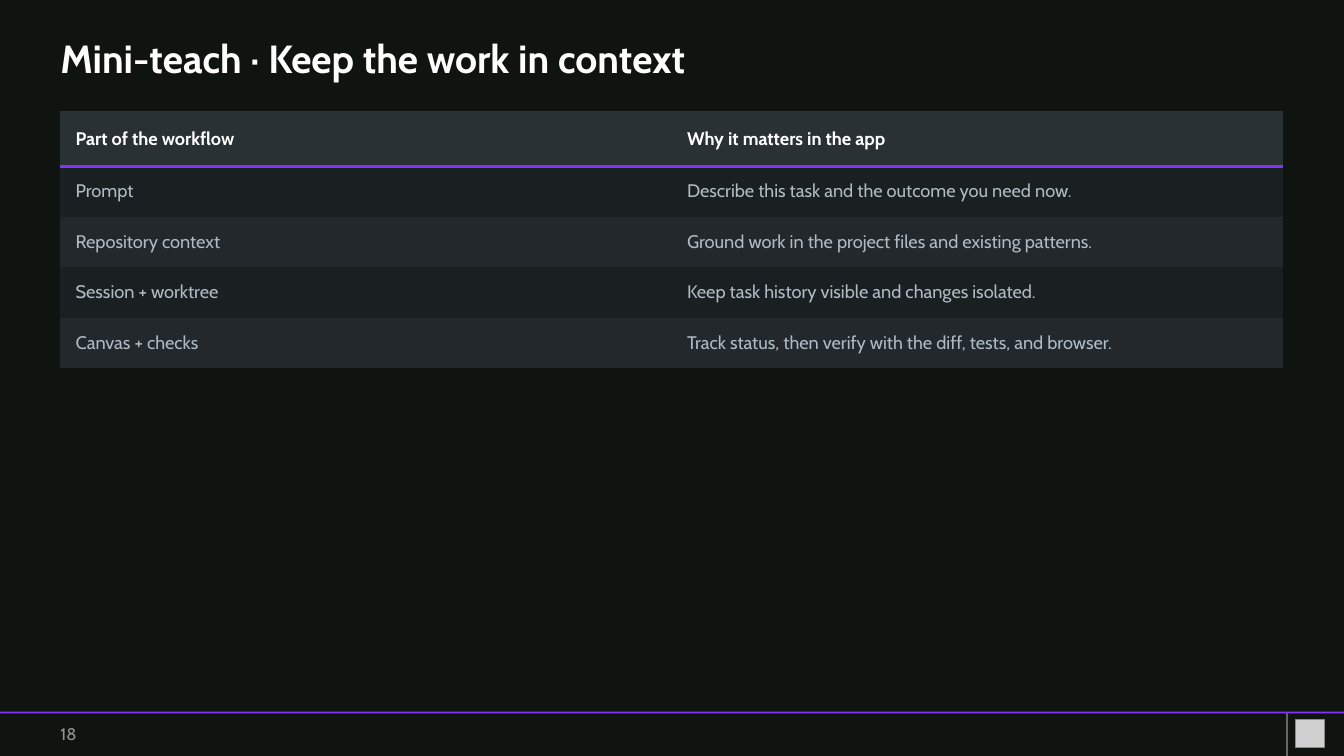
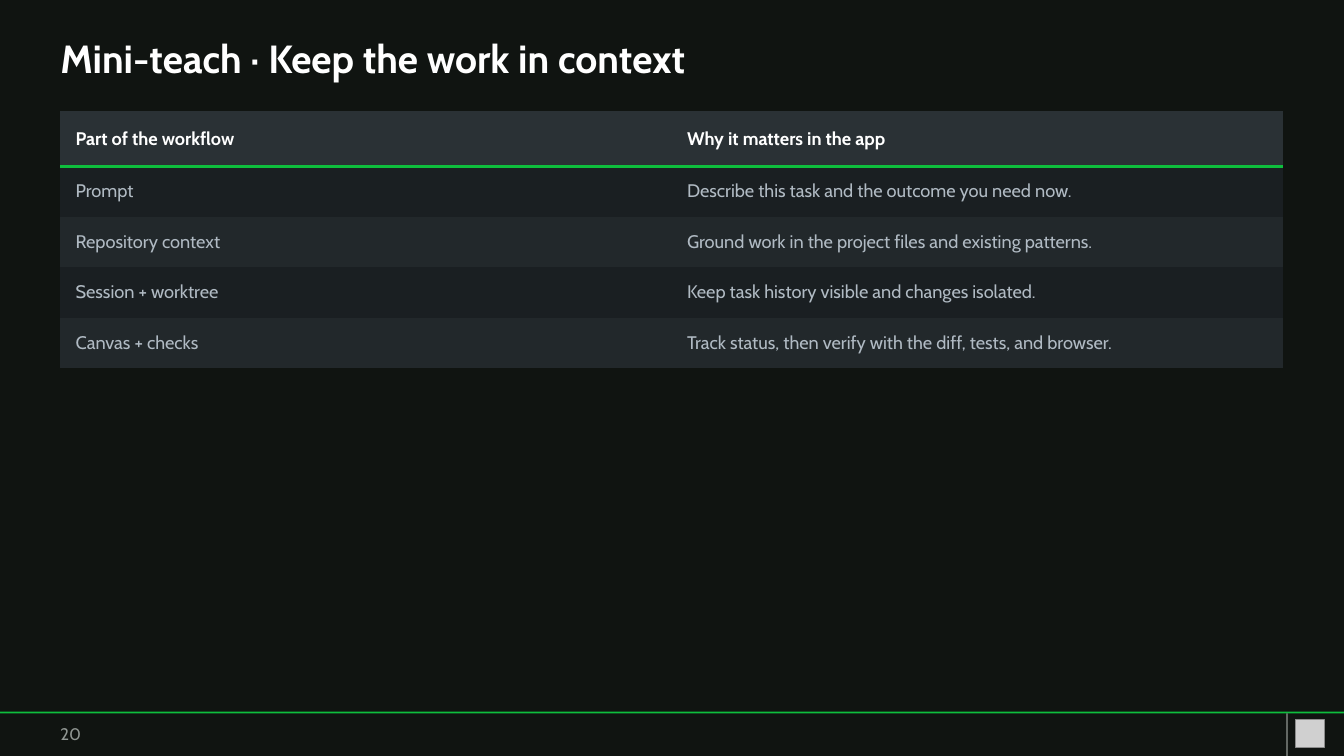
Before and after one commit to YXSSXR-9/copilot-app-for-beginners, a slide deck: slide 20 of workshop/copilot-app-book-app-workshop.pptx (slide 18 before the commit). Drawn at 1344x756 pixels with LibreOffice and Linux fonts; fonts in the diff are those of the drawing; grey boxes stand for pictures. Boxes give left, top, right and bottom in pixels: in the first picture for what was removed or moved away, otherwise in the second. Text is boxed around its words. In the diff, an @@ line names an element or a change of style, - is before the commit and + after.

```diff
--- a/workshop/copilot-app-book-app-workshop.pptx
+++ b/workshop/copilot-app-book-app-workshop.pptx
@@ table at (60, 111, 1285, 358) @@
@@ borders changed @@
@@ rectangle at (0, 712, 1344, 714): fill #8534F3 to #0EBE3D @@
@@ text at (60, 728, 81, 740): text changed @@
-18
+20
```
Also in this commit, not shown: 19 other slides changed, 5 slides added, 2 slides removed, 48 other files.
